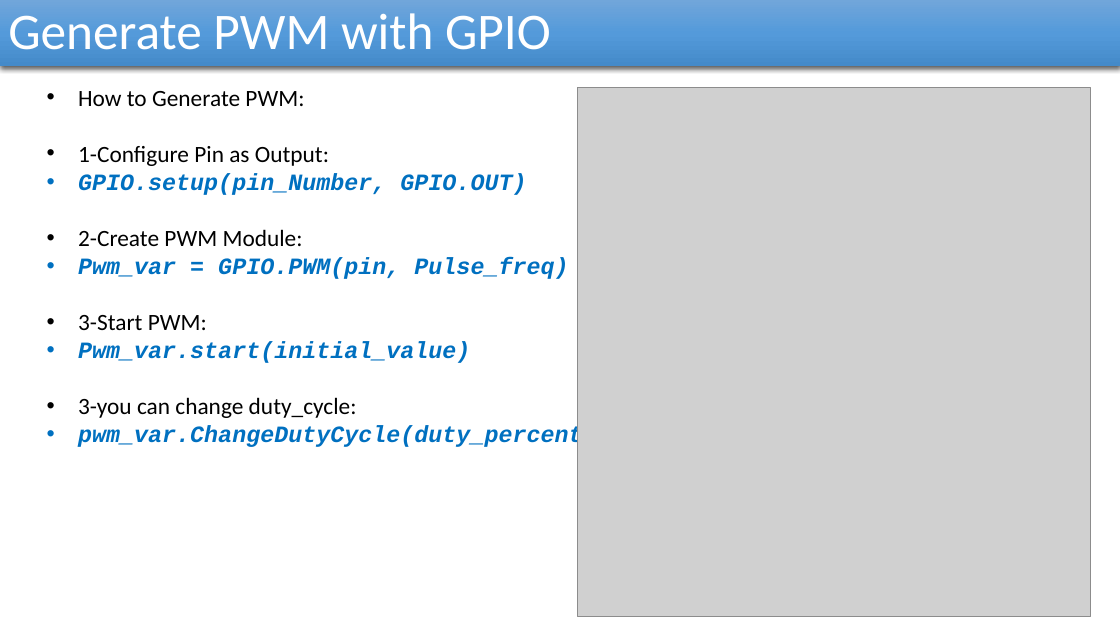
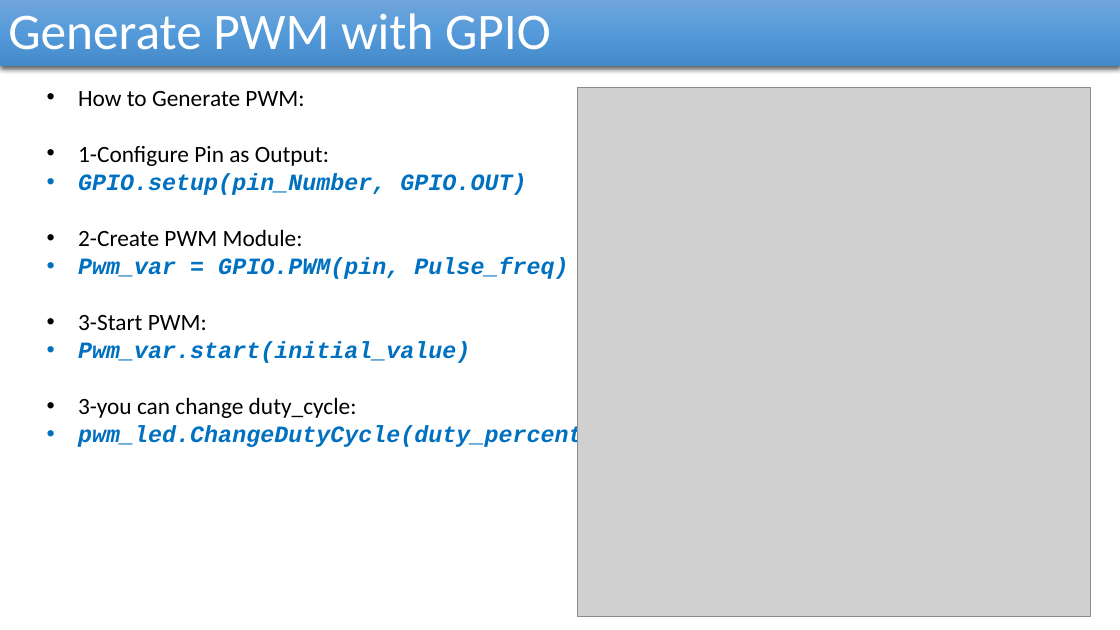
Before and after one commit to reza-arjmandi/rpi-course, a slide deck: slide 13 of session3/presentation/Raspberry_pi_Controlling_Hardware.pptx. Drawn at 1120x630 pixels with LibreOffice and Linux fonts; fonts in the diff are those of the drawing; grey boxes stand for pictures. Boxes give left, top, right and bottom in pixels: in the first picture for what was removed or moved away, otherwise in the second. Text is boxed around its words. In the diff, an @@ line names an element or a change of style, - is before the commit and + after.

```diff
--- a/session3/presentation/Raspberry_pi_Controlling_Hardware.pptx
+++ b/session3/presentation/Raspberry_pi_Controlling_Hardware.pptx
@@ text at [78,425,597,449]: text changed @@
-• pwm_var.ChangeDutyCycle(duty_percent)
+• pwm_led.ChangeDutyCycle(duty_percent)
```
Also in this commit, not shown: 2 other files.
